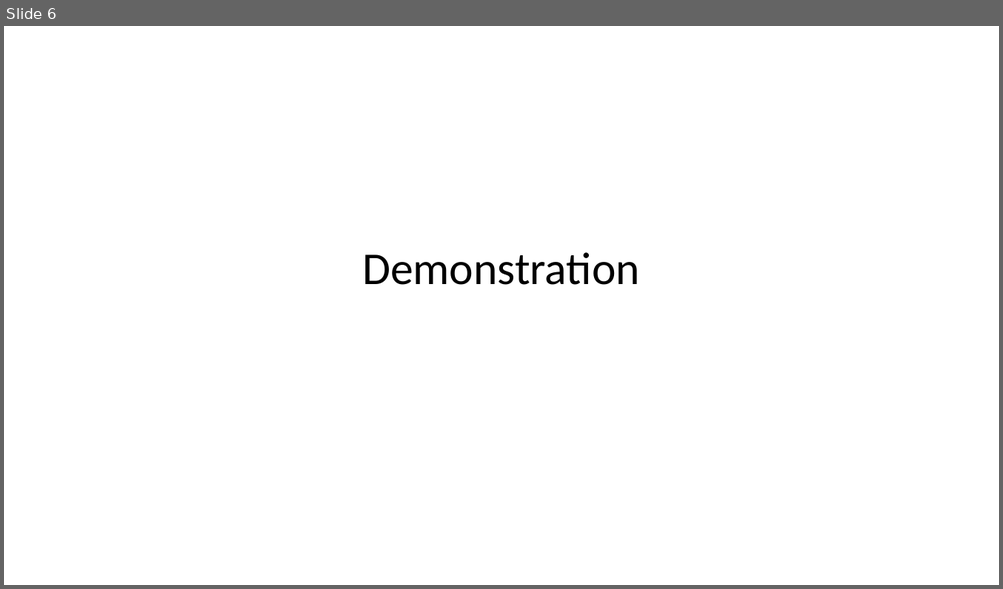
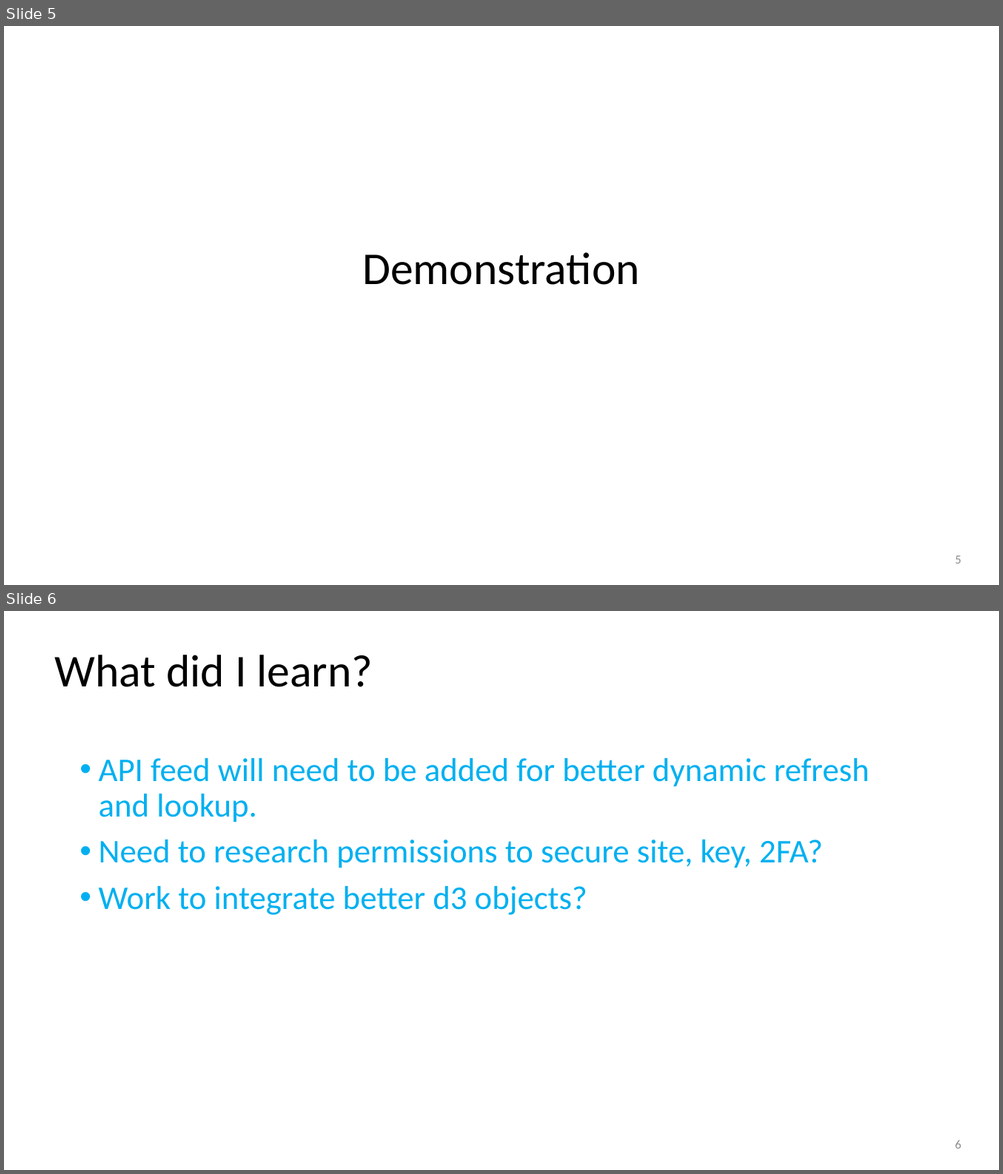
Before and after one commit to trevf002/project_2, a slide deck: Project_2.pptx. Shown one above the other, each under a label of ours: slide 6 before the commit, slides 5 and 6 after it. The pictures are 1003x589 and 1003x1174 pixels, drawn with LibreOffice and Linux fonts; fonts in the diff are those of the drawing. Boxes give left, top, right and bottom in pixels: in the first picture for what was removed or moved away, otherwise in the second. Text is boxed around its words. In the diff, an @@ line names an element or a change of style, - is before the commit and + after.

```diff
--- a/Project_2.pptx
+++ b/Project_2.pptx
@@ slide 6 added at bbox=[4, 611, 999, 1170], background #FFFFFF @@
@@ text added at bbox=[55, 655, 373, 687], 44 pt, text #000000 @@
+What did I learn?
@@ text added at bbox=[99, 758, 869, 915], 32 pt, text #00B0F0 @@
+• API feed will need to be added for better dynamic refresh and lookup.
+• Need to research permissions to secure site, key, 2FA?
+• Work to integrate better d3 objects?
@@ page number added at bbox=[955, 1141, 961, 1149], 12 pt, text #8C8C8C @@
+6
@@ what was slide 6 is now slide 5 @@
@@ slide 5 changed as well @@
@@ page number added at bbox=[955, 556, 961, 564], 12 pt, text #8C8C8C @@
+5
```
Also in this commit, not shown: 4 other slides changed, 2 slides removed, 2 other files.
